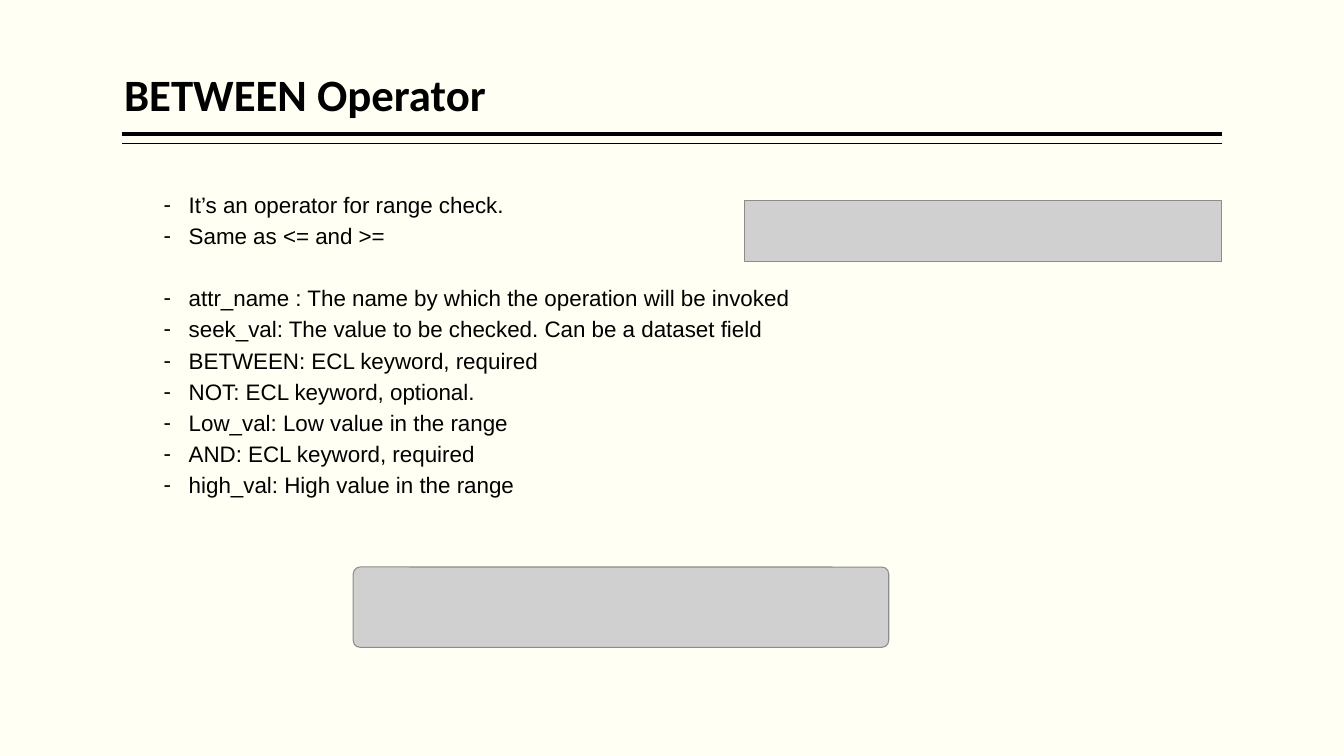
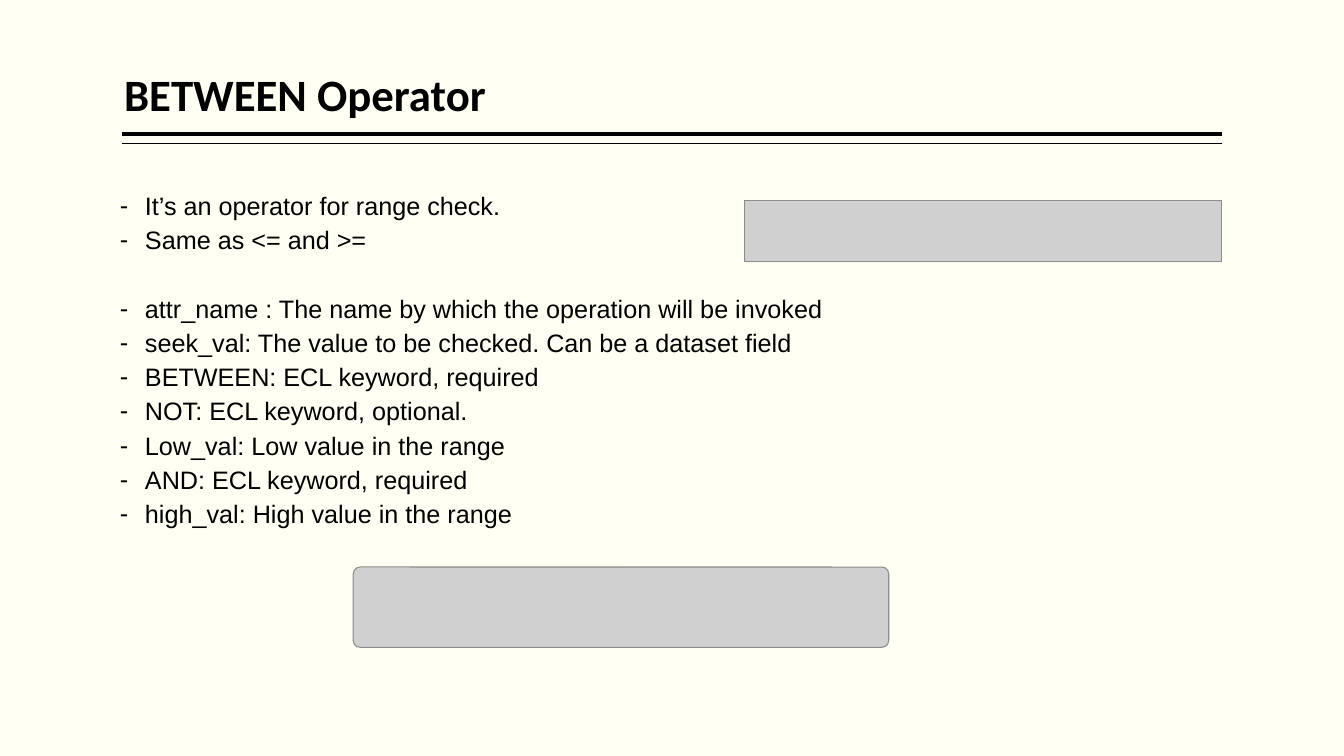
Before and after one commit to hpccsystems-solutions-lab/NCF-2021, a slide deck: slide 36 of BigData-ECL-NCF2021.pptx. Drawn at 1344x756 pixels with LibreOffice and Linux fonts; fonts in the diff are those of the drawing; grey boxes stand for pictures. Boxes give left, top, right and bottom in pixels: in the first picture for what was removed or moved away, otherwise in the second. Text is boxed around its words. In the diff, an @@ line names an element or a change of style, - is before the commit and + after.

```diff
--- a/BigData-ECL-NCF2021.pptx
+++ b/BigData-ECL-NCF2021.pptx
@@ text "It’s an operator for range ...": place and size @@
-text "It’s an operator for range ..." at <box>189,196,789,498</box>
+text "It’s an operator for range ..." at <box>145,196,822,529</box>
@@ text "It’s an operator for range ..." at <box>145,196,822,529</box>: size 16 to 18 pt @@
```
Also in this commit, not shown: 5 other slides changed, 7 other files.
